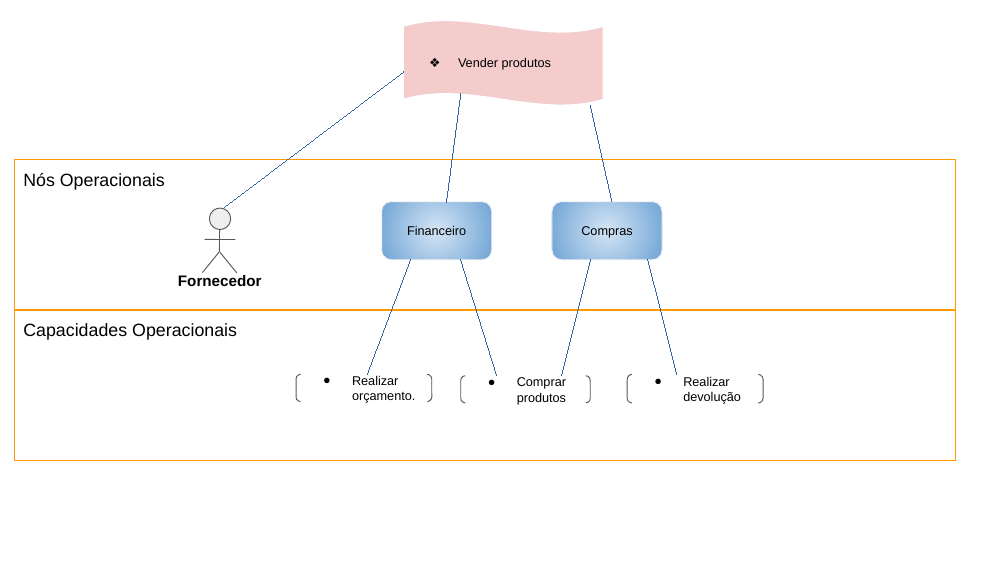
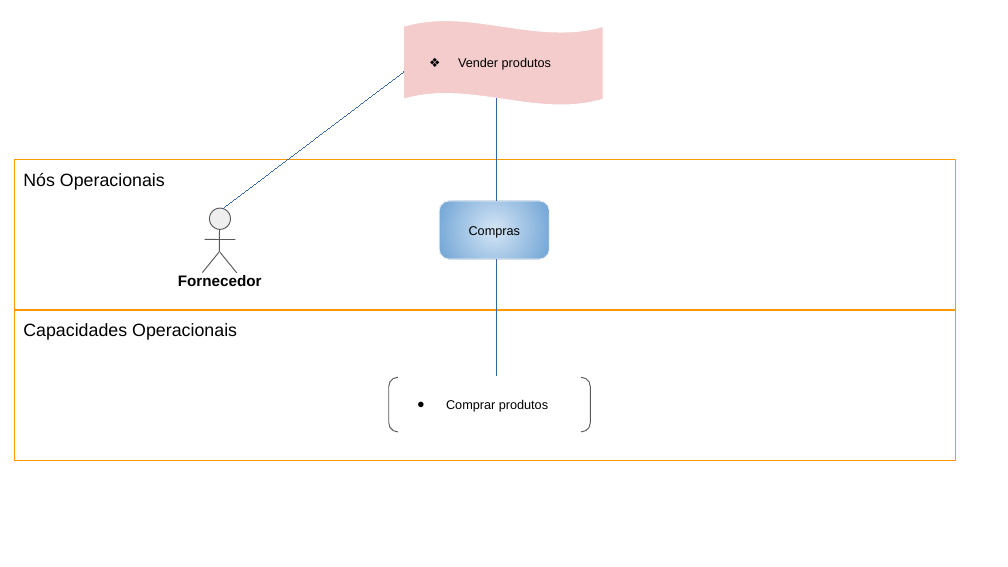
Before and after one commit to Darienzo08/ope_ads, a slide deck: slide 3 of docs/ARTEFATOS(15-23)/artefato15.pptx. Drawn at 1008x567 pixels with LibreOffice and Linux fonts; fonts in the diff are those of the drawing. Boxes give left, top, right and bottom in pixels: in the first picture for what was removed or moved away, otherwise in the second. Text is boxed around its words. In the diff, an @@ line names an element or a change of style, - is before the commit and + after.

```diff
--- a/docs/ARTEFATOS(15-23)/artefato15.pptx
+++ b/docs/ARTEFATOS(15-23)/artefato15.pptx
@@ line moved from (612, 201) - (591, 105) to (497, 201) - (497, 98) @@
@@ rounded rectangle removed at (x1=381, y1=201, x2=492, y2=260) @@
-Financeiro
@@ rounded rectangle "Compras" moved from (x1=552, y1=201, x2=663, y2=260) to (x1=439, y1=201, x2=550, y2=260) @@
@@ line removed from (411, 260) to (368, 374) @@
@@ line removed from (461, 260) to (497, 376) @@
@@ line moved from (446, 203) - (461, 93) to (497, 260) - (497, 376) @@
@@ line removed from (591, 260) to (562, 376) @@
@@ line removed from (649, 260) to (677, 374) @@
@@ bracket pair removed at (x1=296, y1=374, x2=432, y2=402) @@
-● Realizar orçamento.
@@ bracket pair "Comprar produtos" resized from (x1=461, y1=376, x2=591, y2=403) to (x1=389, y1=378, x2=590, y2=433) @@
@@ bracket pair removed at (x1=627, y1=375, x2=764, y2=403) @@
-● Realizar devolução
```
Also in this commit, not shown: 3 other slides changed, 19 other files.
